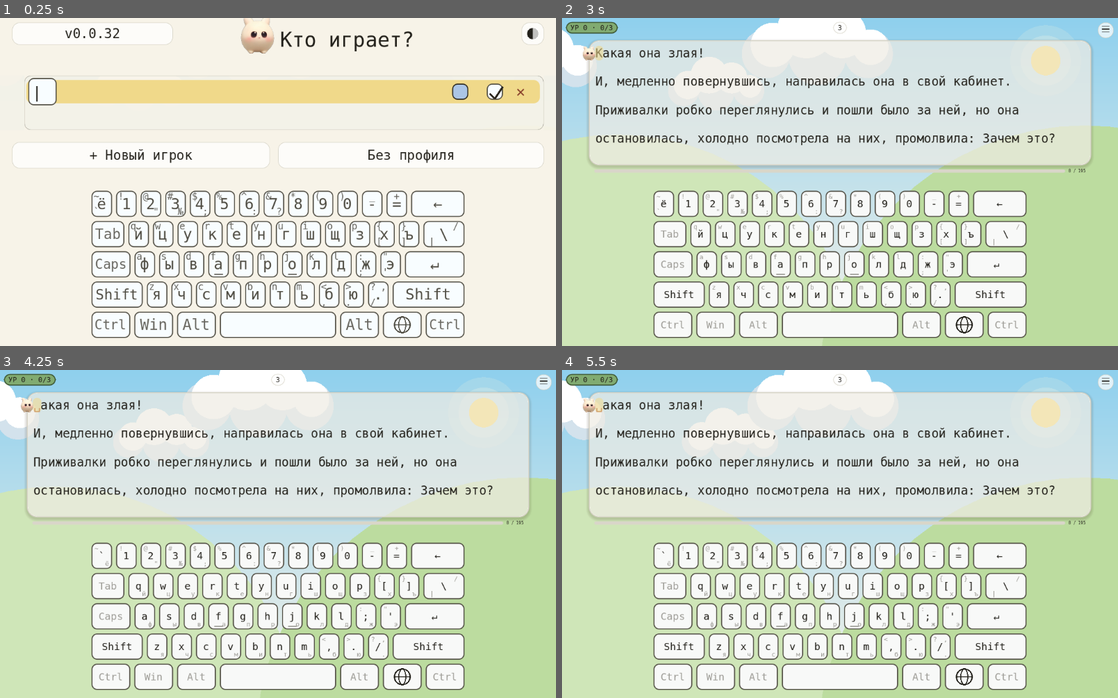
Above: before the commit, frames 1-4 (two rows, left to right).
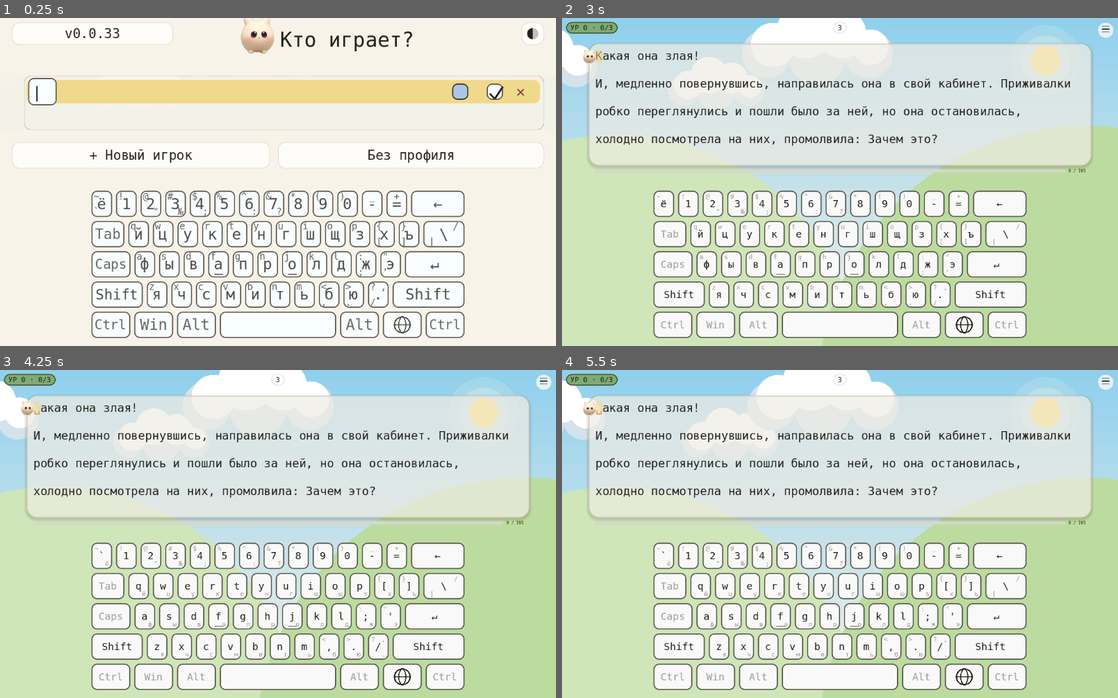
Above: after the commit, the same moments.

Repository: NikitaShubin/ModernBabyType
Game: Godot game, scene res://scenes/main.tscn
Two runs of this game, one before a commit and one after it. Both use one fixed random seed, a clock stepped at 60 frames per second and the inputs below.
Inputs (mouse positions are in pixels of both pictures, inside the frame that each line leads up to):
- Up to frame 1 (0.25 s): no input
- Up to frame 2 (3 s): tap Enter at 0.5, 2.1, 2.75 s; move the mouse to (962, 165) at 0.52 s; hold Right 0.53-1.25 s; tap Shift at 0.6 s; click (962, 165) at 0.67 s; tap Space at 0.77, 1.25 s; drag from (728, 198) to (812, 247) at 1.27 s; move the mouse to (895, 109) at 2.02 s; hold Right 2.03-2.75 s; drag from (812, 247) to (673, 132) at 2.77 s
- Up to frame 3 (4.25 s): tap Space at 3.5, 3.77 s; move the mouse to (444, 583) at 3.52 s; hold Left from 3.53 s (still down); tap N at 3.6 s
- Up to frame 4 (5.5 s): release Left at 4.25 s; drag from (673, 484) to (756, 452) at 4.27 s; tap Enter at 5 s; move the mouse to (867, 534) at 5.02 s; hold Down from 5.03 s (still down); tap Tab at 5.1 s; click (867, 534) at 5.17 s

The runs differ from the first frame. In frame 1, less than 0.1% of the frame differs, in the area x 20-22%, y 3-7%; in frame 2, 5.1%, in the area x 3-96%, y 6-39%; in frame 3, 5.1%; in frame 4, 5.1%.

Commit message:
Честная плотность dpr() на Android; карточка ниже полосы панели
На Android window_get_current_screen() отвечает SCREEN_OF_MAIN_WINDOW
(−1), и гвард «scr < 0 → 1.0» с рождения ui.gd обнулял dpr() на всех
телефонах: dp-полы верхней панели (22dp кегль, 44dp ≡, v0.0.31/32) не
работали вовсе — жалоба автора 18.10.2026 на v0.0.32. Поймано живьём
на эмуляторе: капсула бейджа 38px (сырая 26k), пол дал бы 60.

Теперь dpr() = max(screen_get_scale, dpi/160) в clamp [1..3.5] —
движковый scale зажат размером окна (MIN(scaledDensity, w/800, h/600),
сырец 4.3: в альбоме 1.8 из честных 2.6), dpi не врёт. Арифметика в
чистой dpr_from, логик-тест держит её пятью проверками и матрицей dpr
1.35–3.0 на полах.

Следствием панель выросла и накрыла первый ряд текста: верх карточки
держался на фиксированных 80k. Низ полосы — _bar_band_h (бейдж и ≡
вынесены в общие меры _badge_h/_tuber_size), карточка — на
_text_top_h; инвариант «card top clears the top bar» на длинном
уровне (короткий центрируется — проба _text_top_h=0 это вскрыла).
На стенде (debug-сборка, AVD 420dpi): sc=2.62, бейдж 100px, ≡ 115px,
наложений нет в обеих ориентациях.

Diff:
--- a/game/project.godot
+++ b/game/project.godot
@@ -9,7 +9,7 @@
 
 config/name="ModernBabyType"
 config/description="Игра для обучения детей слепой печати: герой убегает от врага, поедая буквы."
-config/version="0.0.32"
+config/version="0.0.33"
 run/main_scene="res://scenes/main.tscn"
 config/features=PackedStringArray("4.3", "GL Compatibility")
 config/icon="res://icon.png"
--- a/game/scripts/main.gd
+++ b/game/scripts/main.gd
@@ -668,7 +668,7 @@
 ## 14..26, подсказка 36..100, поле 120. Подсказку резервируем ВСЕГДА:
 ## иначе текст дёргался бы на кадре, когда подсказка появляется.
 func _text_free_h() -> float:
-	return _eff_h() - 120.0 * k - (80.0 * k + top_safe)
+	return _eff_h() - 120.0 * k - _text_top_h()
 
 
 ## Ширина экрана может поменяться ПО ХОДУ уровня: на телефоне выезжает
@@ -972,16 +972,12 @@
 	# Геометрия модалки — в _layout_text_lines (каждый кадр): позиция
 	# зависит от скролла. Здесь только кнопки и панели.
 	hud_label.size = Vector2(view_w - margin * 2.0, 70.0 * k)
-	# Кнопка ≡ — справа вверху, на всех платформах одинаково. Пол
-	# 44dp на сенсорных экранах: в альбоме k ужимается эффективной
-	# высотой, кнопка падала до ~50×43 px канваса и еле ловилась тапом
-	# (автор 17.10.2026). На десктопе пола нет — как было. Отдельной
-	# кнопки вызова клавиатуры нет: её вызывает тап по полю ввода
-	# в меню и по рабочей области в игре (решение автора 10.2026).
-	var tuber := not Ui.is_desktop()
-	var pw := maxf(56.0 * k, (44.0 * Ui.dpr()) if tuber else 0.0)
-	var phh := maxf(48.0 * k, pw)
-	_players_rect = Rect2(view_w - pw - 16.0 * k, 16.0 * k + top_safe, pw, phh)
+	# Кнопка ≡ — справа вверху, на всех платформах одинаково (размер —
+	# общая мера _tuber_size, её же держит полоса сверху _bar_band_h).
+	# Отдельной кнопки вызова клавиатуры нет: её вызывает тап по полю
+	# ввода в меню и по рабочей области в игре (решение автора 10.2026).
+	var ts := _tuber_size()
+	_players_rect = Rect2(view_w - ts.x - 16.0 * k, 16.0 * k + top_safe, ts.x, ts.y)
 	_layout_card()
 	_layout_pills()
 	# Панель модалки обновляется в _layout_text_lines (каждый кадр),
@@ -1037,9 +1033,9 @@
 		# Короткий текст — по центру свободной высоты, а не с запасом
 		# снизу: иначе под карточкой из трёх строк пустота (автор
 		# 10.2026). Длинный упирается в верх и едет скроллом, как раньше.
-		text_y = 80.0 * k + top_safe + maxf(0.0, (_text_free_h() - block_h) * 0.5)
+		text_y = _text_top_h() + maxf(0.0, (_text_free_h() - block_h) * 0.5)
 	else:
-		text_y = maxf(40.0 * k, (_eff_h() - 200.0 * k - block_h) * 0.5) + top_safe
+		text_y = maxf(_text_top_h(), (_eff_h() - 200.0 * k - block_h) * 0.5 + top_safe)
 	var vis := _vis_lines()
 	# Курсор НЕ в последней видимой строке: под ним всегда видна
 	# следующая — человек, допечатывая строку, уже видит, что дальше
@@ -2680,6 +2676,35 @@
 ## к≈0.9) и весь хром сыпался до ~23 px — «еле читаемые и кликабельные»
 ## (автор 17.10.2026). Пол по dpr: на десктопе dpr=1 и пола не видно,
 ## на телефоне текст минимум 22dp, значит и пилюля выше него.
+## Высота капсулы бейджа — мера и рисования, и полосы сверху.
+func _badge_h() -> float:
+	return maxf(42.0 * k, float(_bar_fs()) * 1.55)
+
+
+## Размер кнопки ≡ (правый верх): общая мера раскладки и полосы сверху.
+## Пол 44dp на сенсорных экранах: в альбоме k ужимается эффективной
+## высотой, кнопка падала до ~50×43 px канваса и еле ловилась тапом
+## (автор 17.10.2026). На десктопе пола нет — как было.
+func _tuber_size() -> Vector2:
+	var pw := maxf(56.0 * k, (44.0 * Ui.dpr()) if not Ui.is_desktop() else 0.0)
+	return Vector2(pw, maxf(48.0 * k, pw))
+
+
+## Низ верхней панели: бейдж и ≡ — кто ниже, там и полоса кончается.
+## Считается той же арифметикой, что их рисует; карточка текста обязана
+## начинаться ниже. Раньше верх карточки держался на фиксированных 80k —
+## верно при мелкой панели и налезало на первый ряд текста с честными
+## dp-полами (замер на стенде 18.10.2026).
+func _bar_band_h() -> float:
+	var tb := _tuber_size()
+	return top_safe + maxf(14.0 * k + _badge_h() + 4.0 * k, 16.0 * k + tb.y)
+
+
+## Верхний резерв карточки: полоса сверху + зазор до первого ряда.
+func _text_top_h() -> float:
+	return _bar_band_h() + 20.0 * k
+
+
 func _bar_fs() -> int:
 	var fs := int(26.0 * k)
 	if not Ui.is_desktop():
@@ -3341,7 +3366,7 @@
 	var tw := mono.get_string_size(t, HORIZONTAL_ALIGNMENT_LEFT, -1.0, fs).x
 	var pad := 16.0 * k
 	var w := tw + pad * 2.0
-	var h := maxf(42.0 * k, float(fs) * 1.55)
+	var h := _badge_h()
 	var r := Rect2(Vector2(14.0 * k, 14.0 * k + top_safe), Vector2(w, h))
 	_badge_rect = r.grow(4.0 * k)
 	draw_style_box(badge_sb, r)
--- a/game/scripts/ui.gd
+++ b/game/scripts/ui.gd
@@ -74,6 +74,15 @@
 ## пикселях, а на телефоне они в 2–3 раза мельче десктопных: без этого
 ## всё меню в портрете мелкое (жалоба автора 10.2026). На десктопе
 ## и в headless — всегда 1, там координаты уже независимые.
+## Чистая арифметика плотности, отдельной функцией: logic_test гоняет
+## по ней матрицу без DisplayServer. Суть правила: dpi/160 — честный
+## андроидовский dp→px, а движковый scale движок сам зажимает размером
+## окна (MIN(scaledDensity, w/800, h/600), сырец 4.3) — в альбоме он
+## отдаёт 1.8 при настоящей плотности 2.6. Упавший scale спасает dpi.
+static func dpr_from(scale: float, dpi: float) -> float:
+	return clampf(maxf(scale, dpi / 160.0), 1.0, 3.5)
+
+
 static func dpr() -> float:
 	if dpr_override > 0.0:
 		return dpr_override
@@ -81,10 +90,13 @@
 		return 1.0
 	if DisplayServer.get_name() == "headless":
 		return 1.0
-	var scr := DisplayServer.window_get_current_screen()
-	if scr < 0:
-		return 1.0
-	return clampf(DisplayServer.screen_get_scale(scr), 1.0, 3.5)
+	# БЕЗ window_get_current_screen(): на Android он отвечает
+	# SCREEN_OF_MAIN_WINDOW (−1) — «экран один, смотри на главное окно», —
+	# и прежний гвард «scr < 0 → 1.0» обнулял dpr() на ВСЕХ телефонах:
+	# dp-полы верхней панели (v0.0.31/32) не работали вовсе (жалоба автора
+	# 18.10.2026: панель в альбоме мелкая). У обоих замеров дефолтный
+	# аргумент −1 и есть; Android аргумент и так игнорирует.
+	return dpr_from(DisplayServer.screen_get_scale(), float(DisplayServer.screen_get_dpi()))
 
 
 ## Затемнение героев ночью: светлый мех не светится на тёмном фоне.
--- a/game/tests/logic_test.gd
+++ b/game/tests/logic_test.gd
@@ -1203,6 +1203,35 @@
 	var tit := Rect2(_main._title_rect)
 	_check(not tbd.intersects(tit) and not tit.intersects(prp),
 		"portrait: top bar does not overlap itself")
+	# Матрица плотностей: полы держатся на ЛЮБОМ dpr, не только на круглом
+	# 2.0 (телефоны 1.35–3.0). В альбоме k ужимается до ~0.85 — там пол
+	# единственная защита кегля и ≡ (жалоба автора 18.10.2026).
+	# Уровень фикстуры короткий и центрируется — перекрытие полосы не
+	# ловит; подсовываем длинный (упирается в верх, как настоящий
+	# альбомный) и после матрицы возвращаем.
+	var saved_lines: Array = _main.display_lines
+	_main.display_lines = saved_lines + saved_lines + saved_lines
+	for d in [1.35, 1.8, 2.5, 3.0]:
+		Ui.dpr_override = float(d)
+		DisplayServer.window_set_size(Vector2i(2280, 1080))
+		root.size = Vector2i(2280, 1080)
+		_main._force_touch = true
+		Ui.force_touch = true
+		_main._relayout()
+		var fsm: int = _main.call("_bar_fs")
+		_check(fsm >= int(22.0 * float(d)), "dpr %.2f: landscape kegl keeps 22dp (%d)" % [d, fsm])
+		var prm: Rect2 = _main._players_rect
+		_check(prm.size.x >= 44.0 * float(d) - 0.5,
+			"dpr %.2f: landscape ≡ keeps 44dp (%.0f)" % [d, prm.size.x])
+		# Карточка текста начинается НИЖЕ полосы (бейдж+≡). text_y живёт
+		# в _layout_text_lines (каждый кадр) — после _relayout нужен один
+		# кадр, иначе сверяем протухшее.
+		_main._process(1.0 / 60.0)
+		var band: float = float(_main.call("_bar_band_h"))
+		var ctop: float = float(_main.text_y) - 20.0 * float(_main.k)
+		_check(ctop >= band - 0.5,
+			"dpr %.2f: card top clears the top bar (%.0f < %.0f)" % [d, ctop, band])
+	_main.display_lines = saved_lines
 	# Десктоп: полы бездействуют (не сенсорный экран) — прежнее поведение.
 	DisplayServer.window_set_size(Vector2i(1100, 650))
 	root.size = Vector2i(1100, 650)
@@ -1219,6 +1248,20 @@
 		"desktop ≡ button keeps its old size (%.0f)" % prd.size.x)
 	_main._force_touch = was_ft2
 	Ui.force_touch = was_ft2
+	Ui.dpr_override = was_dpr
+	# Чистая арифметика dpr_from — суть фикса dpr(): dpi спасает упавший
+	# движковый scale. window_get_current_screen() на Android = −1
+	# (SCREEN_OF_MAIN_WINDOW), прежний гвард «scr < 0 → 1.0» обнулял dpr()
+	# на всех телефонах — dp-полы v0.0.31/32 не работали вовсе. А движковый
+	# scale и честной плотностью не бывает: он зажат размером окна
+	# (MIN(scaledDensity, w/800, h/600), сырец 4.3), в альбоме 1.8 из 2.6.
+	_check(absf(Ui.dpr_from(1.8, 420.0) - 2.625) < 0.001,
+		"dpr_from: honest dpi beats the window-clamped scale")
+	_check(absf(Ui.dpr_from(1.0, 420.0) - 2.625) < 0.001,
+		"dpr_from: collapsed scale (the old guard bug) is rescued by dpi")
+	_check(absf(Ui.dpr_from(1.0, 160.0) - 1.0) < 0.001, "dpr_from: 160dpi is density 1")
+	_check(absf(Ui.dpr_from(0.0, 0.0) - 1.0) < 0.001, "dpr_from: zero readings fall back to 1")
+	_check(absf(Ui.dpr_from(9.0, 960.0) - 3.5) < 0.001, "dpr_from: ceiling 3.5 holds")
 
 
 
Not shown, changed: .gitignore
Not shown, changed: AGENTS.md
